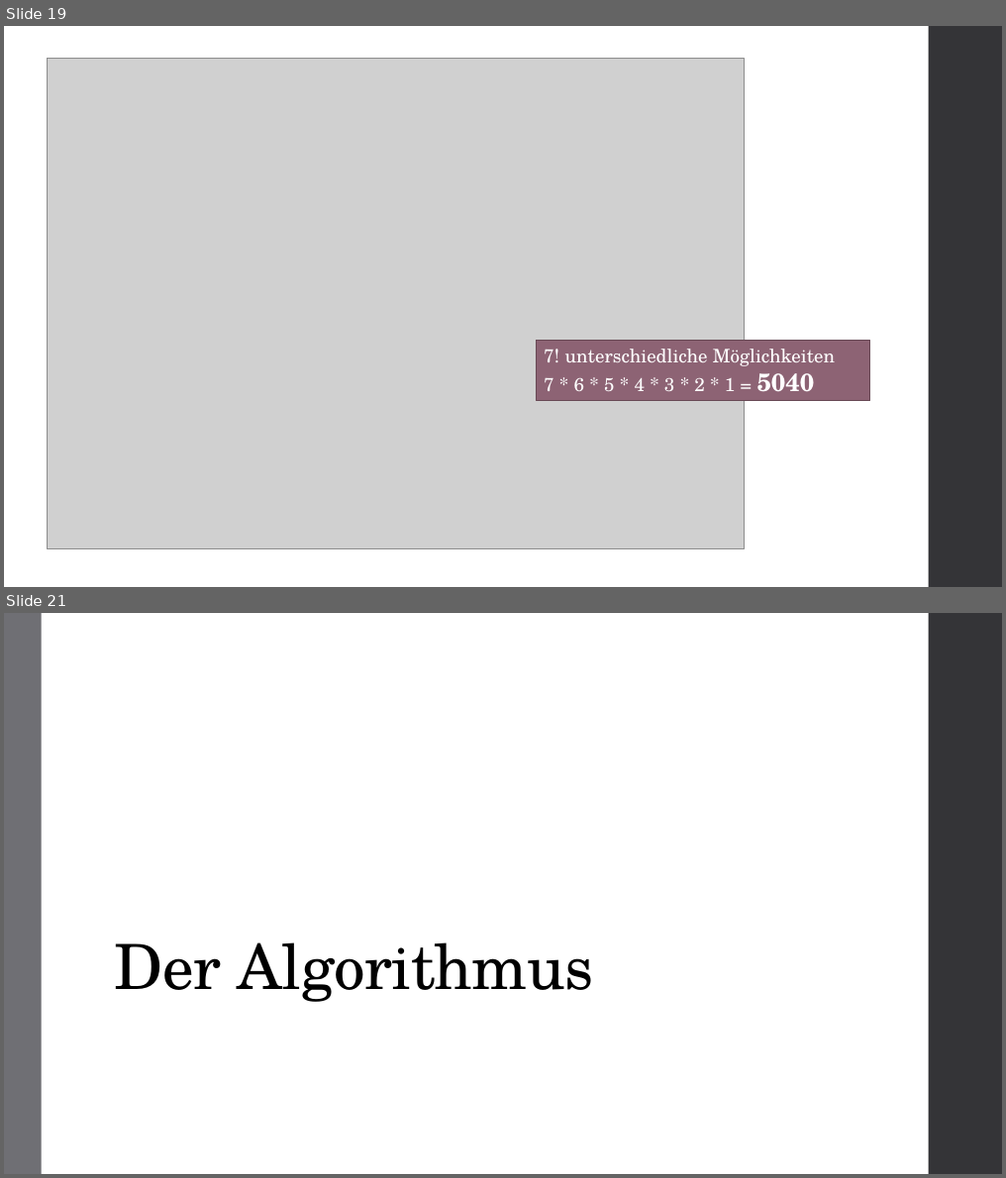
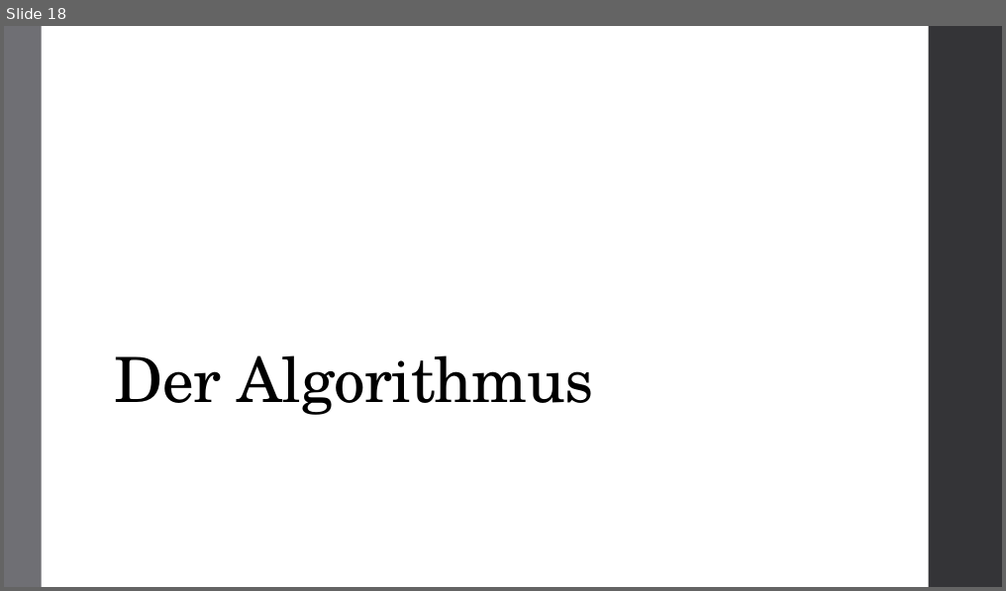
Before and after one commit to atalantus/BwInf36_Runde02, a slide deck: Aufgabe01_Praesentation.pptx. Shown one above the other, each under a label of ours: slides 19 and 21 before the commit, slide 18 after it; the slides between them are not shown. The pictures are 1006x1178 and 1006x591 pixels, drawn with LibreOffice and Linux fonts; fonts in the diff are those of the drawing; grey boxes stand for pictures. Boxes give left, top, right and bottom in pixels: in the first picture for what was removed or moved away, otherwise in the second. Text is boxed around its words. In the diff, an @@ line names an element or a change of style, - is before the commit and + after.

```diff
--- a/Aufgabe01_Praesentation.pptx
+++ b/Aufgabe01_Praesentation.pptx
@@ slide 19 removed at [4,26,1002,587], background #FFFFFF; not listed: 1 template element that a slide beside it also shows @@
@@ picture removed at [47,59,745,550] @@
@@ rectangle removed at [537,341,870,401] @@
-7! unterschiedliche Möglichkeiten
-7 * 6 * 5 * 4 * 3 * 2 * 1 = 5040
@@ what was slide 21 is now slide 18 @@
```
Also in this commit, not shown: 6 slides changed, 2 slides added, 4 other slides removed.
